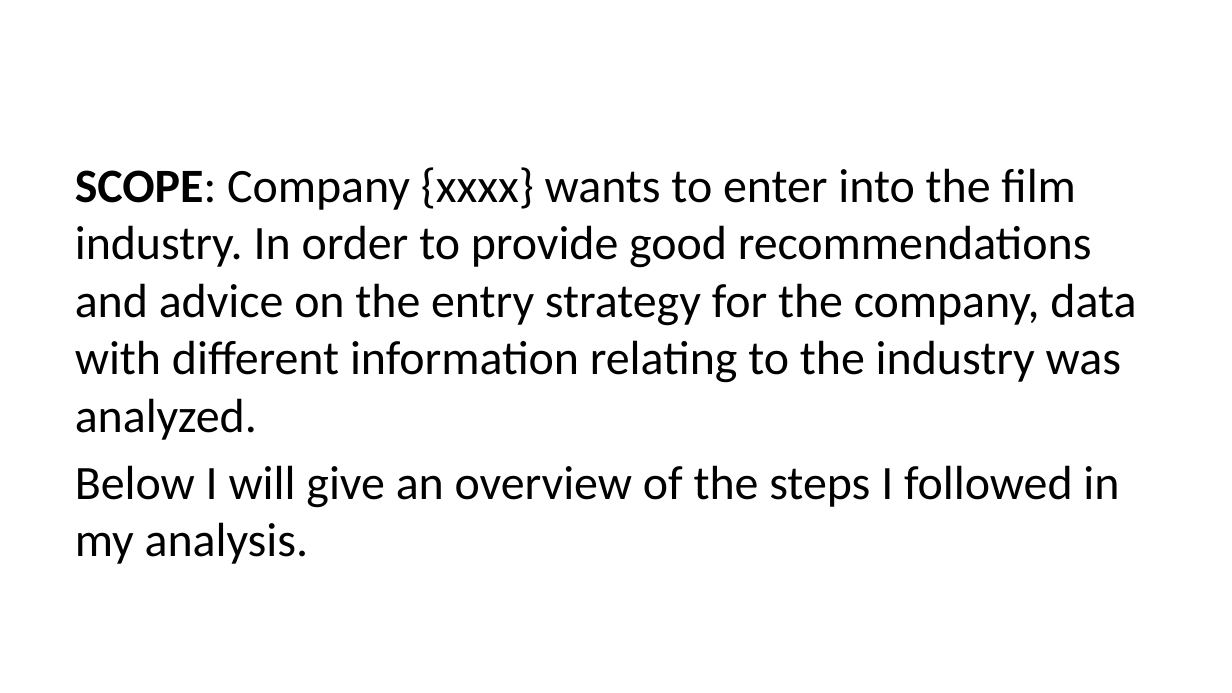
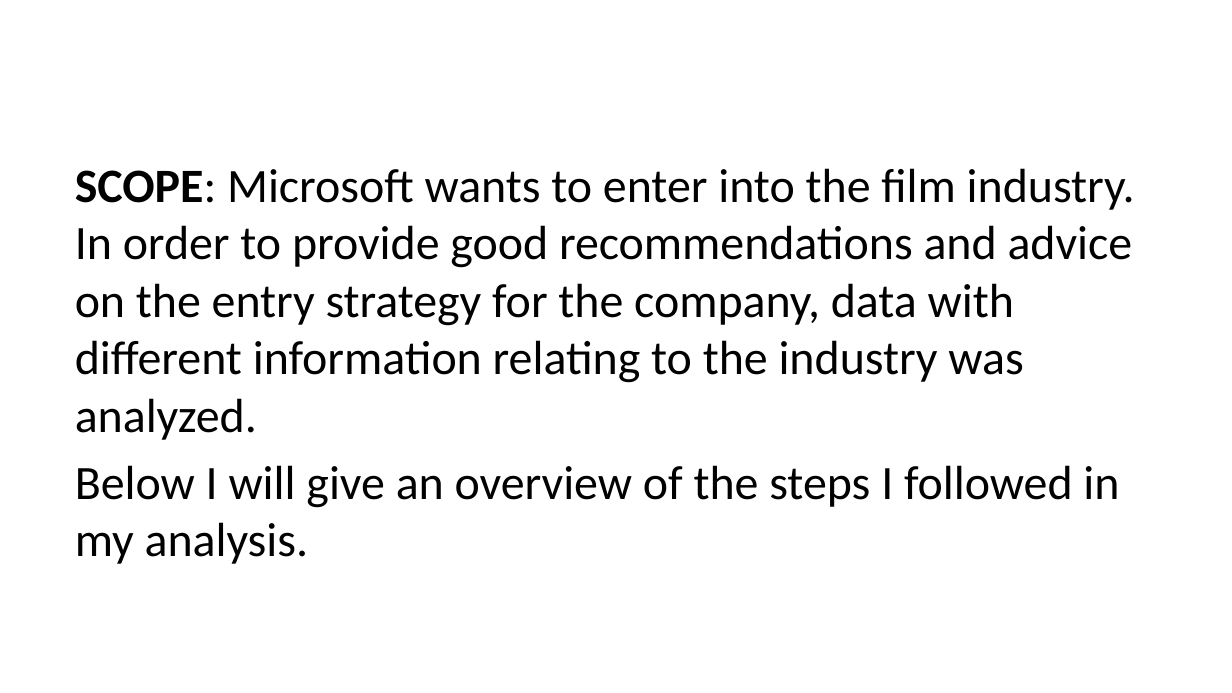
Before and after one commit to mainaroseline/EDA-_Phase1_Project, a slide deck: slide 2 of EDA Non-Technical Presentation.pptx. Drawn at 1232x693 pixels with LibreOffice and Linux fonts; fonts in the diff are those of the drawing; background and template pictures are left out. Boxes give left, top, right and bottom in pixels: in the first picture for what was removed or moved away, otherwise in the second. Text is boxed around its words. In the diff, an @@ line names an element or a change of style, - is before the commit and + after.

```diff
--- a/EDA Non-Technical Presentation.pptx
+++ b/EDA Non-Technical Presentation.pptx
@@ text at [75,168,1135,440]: text changed @@
-SCOPE: Company {xxxx} wants to enter into the film industry. In order to provide good recommendations and advice on the entry strategy for the company, data with different information relating to the industry was analyzed.
+SCOPE: Microsoft wants to enter into the film industry. In order to provide good recommendations and advice on the entry strategy for the company, data with different information relating to the industry was analyzed.
```
Also in this commit, not shown: 6 other slides changed, 11 slides added, 4 slides removed, 2 other files.
